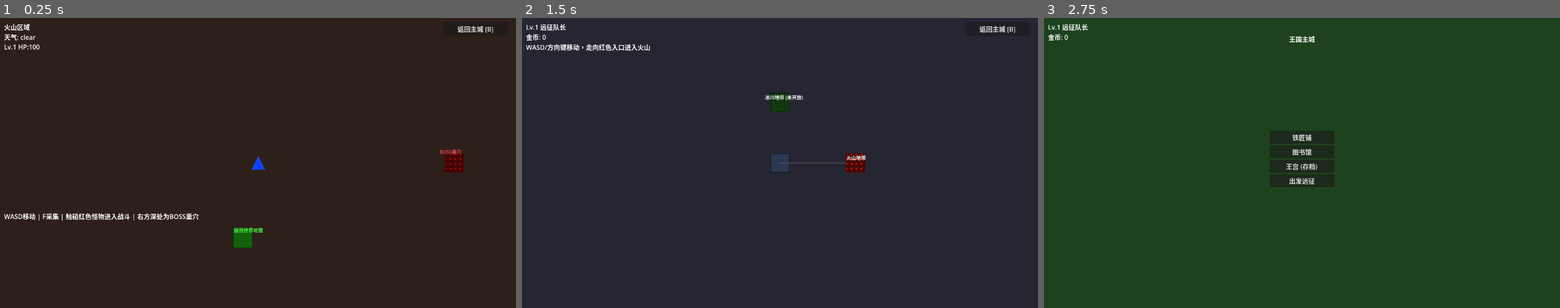
Above: before the commit, frames 1-3 (left to right).
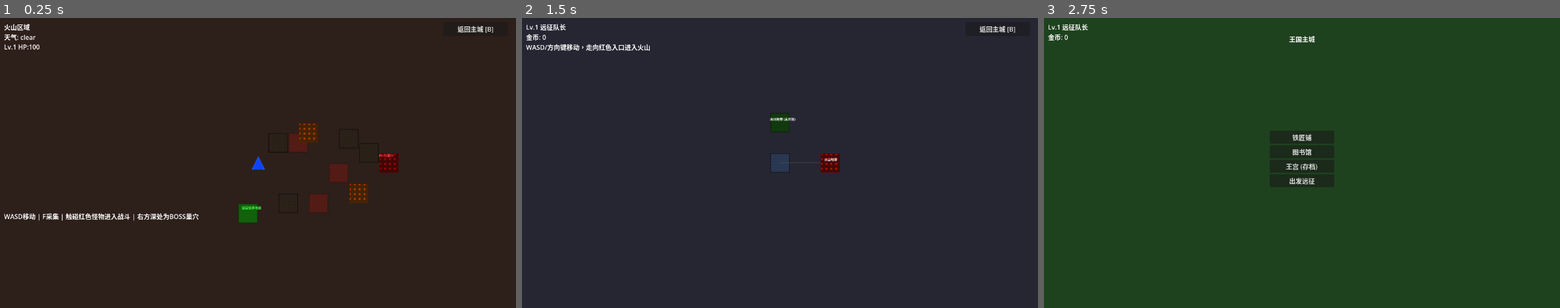
Above: after the commit, the same moments.

Repository: Dzcdzc2001/vibejam2026
Game: Godot game, scene res://scenes/volcano_region.tscn
Same seed, same stepped clock (60 frames per second), same inputs: the game is played once before the commit and once after it. This scene is started directly instead of the project's main scene.
Inputs:
- Up to frame 1 (0.25 s): no input
- Up to frame 2 (1.5 s): click "返回主城 [B]" at 0.5 s; click "出发远征" at 1.25 s
- Up to frame 3 (2.75 s): click "返回主城 [B]" at 2 s

The runs differ from the first frame. In frame 1, 2.0% of the frame differs, in the area x 45-90%, y 36-80%; in frame 2, 1.1%; in frame 3, nothing differs.

Commit message:
fix: battle crash, visible monsters/minerals, larger map view
- Battle scene: add null-safety for BattleConfig pending_monster_instance
  keys and signal connection guards
- MonsterSpawner: add texture/sprite null guards, battle-in-progress flag
  to prevent double triggers, increase sprite scale to 3.0
- Boss trigger: add battle-in-progress guard
- Volcano region: add visible Sprite2D markers for all gather nodes
  (obsidian=dark gray, sulfur=yellow) and monster spawners (semi-transparent
  red), increase all sprite scales to 3x, Camera2D zoom to 0.5,
  move_speed to 400, PlayerCharacter collision shape to 32x32
- World map: increase sprite scales to 3x, Camera2D zoom to 0.5,
  move_speed to 400, collision shape to 32x32, add player_character group

Diff:
--- a/bianjingyuanzheng/scenes/volcano_region.tscn
+++ b/bianjingyuanzheng/scenes/volcano_region.tscn
@@ -8,6 +8,9 @@
 
 [sub_resource type="RectangleShape2D" id="RectShape16"]
 size = Vector2(16, 16)
+
+[sub_resource type="RectangleShape2D" id="RectShape32"]
+size = Vector2(32, 32)
 
 [sub_resource type="RectangleShape2D" id="RectShape64"]
 size = Vector2(64, 64)
@@ -36,15 +39,15 @@
 texture = ExtResource("2")
 region_enabled = true
 region_rect = Rect2(0, 0, 32, 32)
-scale = Vector2(2, 2)
+scale = Vector2(3, 3)
 modulate = Color(0.3, 0.5, 1.0, 1)
 
 [node name="CollisionShape2D" type="CollisionShape2D" parent="PlayerCharacter"]
-shape = SubResource("RectShape16")
+shape = SubResource("RectShape32")
 
 [node name="Camera2D" type="Camera2D" parent="PlayerCharacter"]
 enabled = true
-zoom = Vector2(0.75, 0.75)
+zoom = Vector2(0.5, 0.5)
 
 [node name="Monsters" type="Node2D" parent="."]
 
@@ -58,6 +61,13 @@
 [node name="CollisionShape2D" type="CollisionShape2D" parent="Monsters/MonsterSpawner1"]
 shape = SubResource("RectShape16")
 
+[node name="Marker" type="Sprite2D" parent="Monsters/MonsterSpawner1"]
+texture = ExtResource("3")
+region_enabled = true
+region_rect = Rect2(0, 0, 32, 32)
+modulate = Color(1.0, 0.2, 0.2, 0.4)
+scale = Vector2(3, 3)
+
 [node name="MonsterSpawner2" type="Area2D" parent="Monsters"]
 position = Vector2(500, 350)
 script = ExtResource("4")
@@ -68,6 +78,13 @@
 [node name="CollisionShape2D" type="CollisionShape2D" parent="Monsters/MonsterSpawner2"]
 shape = SubResource("RectShape16")
 
+[node name="Marker" type="Sprite2D" parent="Monsters/MonsterSpawner2"]
+texture = ExtResource("3")
+region_enabled = true
+region_rect = Rect2(0, 0, 32, 32)
+modulate = Color(1.0, 0.2, 0.2, 0.4)
+scale = Vector2(3, 3)
+
 [node name="MonsterSpawner3" type="Area2D" parent="Monsters"]
 position = Vector2(400, 500)
 script = ExtResource("4")
@@ -78,6 +95,13 @@
 [node name="CollisionShape2D" type="CollisionShape2D" parent="Monsters/MonsterSpawner3"]
 shape = SubResource("RectShape16")
 
+[node name="Marker" type="Sprite2D" parent="Monsters/MonsterSpawner3"]
+texture = ExtResource("3")
+region_enabled = true
+region_rect = Rect2(0, 0, 32, 32)
+modulate = Color(1.0, 0.2, 0.2, 0.4)
+scale = Vector2(3, 3)
+
 [node name="Resources" type="Node2D" parent="."]
 
 [node name="ObsidianNode1" type="Area2D" parent="Resources"]
@@ -91,6 +115,13 @@
 [node name="CollisionShape2D" type="CollisionShape2D" parent="Resources/ObsidianNode1"]
 shape = SubResource("RectShape16")
 
+[node name="Marker" type="Sprite2D" parent="Resources/ObsidianNode1"]
+texture = ExtResource("3")
+region_enabled = true
+region_rect = Rect2(0, 0, 32, 32)
+modulate = Color(0.3, 0.3, 0.3, 0.9)
+scale = Vector2(3, 3)
+
 [node name="SulfurNode1" type="Area2D" parent="Resources"]
 position = Vector2(350, 150)
 script = ExtResource("5")
@@ -101,6 +132,13 @@
 
 [node name="CollisionShape2D" type="CollisionShape2D" parent="Resources/SulfurNode1"]
 shape = SubResource("RectShape16")
+
+[node name="Marker" type="Sprite2D" parent="Resources/SulfurNode1"]
+texture = ExtResource("3")
+region_enabled = true
+region_rect = Rect2(32, 0, 32, 32)
+modulate = Color(1.0, 0.8, 0.1, 0.9)
+scale = Vector2(3, 3)
 
 [node name="ObsidianNode2" type="Area2D" parent="Resources"]
 position = Vector2(550, 180)
@@ -113,6 +151,13 @@
 [node name="CollisionShape2D" type="CollisionShape2D" parent="Resources/ObsidianNode2"]
 shape = SubResource("RectShape16")
 
+[node name="Marker" type="Sprite2D" parent="Resources/ObsidianNode2"]
+texture = ExtResource("3")
+region_enabled = true
+region_rect = Rect2(0, 0, 32, 32)
+modulate = Color(0.3, 0.3, 0.3, 0.9)
+scale = Vector2(3, 3)
+
 [node name="SulfurNode2" type="Area2D" parent="Resources"]
 position = Vector2(600, 450)
 script = ExtResource("5")
@@ -124,6 +169,13 @@
 [node name="CollisionShape2D" type="CollisionShape2D" parent="Resources/SulfurNode2"]
 shape = SubResource("RectShape16")
 
+[node name="Marker" type="Sprite2D" parent="Resources/SulfurNode2"]
+texture = ExtResource("3")
+region_enabled = true
+region_rect = Rect2(32, 0, 32, 32)
+modulate = Color(1.0, 0.8, 0.1, 0.9)
+scale = Vector2(3, 3)
+
 [node name="ObsidianNode3" type="Area2D" parent="Resources"]
 position = Vector2(250, 500)
 script = ExtResource("5")
@@ -135,6 +187,13 @@
 [node name="CollisionShape2D" type="CollisionShape2D" parent="Resources/ObsidianNode3"]
 shape = SubResource("RectShape16")
 
+[node name="Marker" type="Sprite2D" parent="Resources/ObsidianNode3"]
+texture = ExtResource("3")
+region_enabled = true
+region_rect = Rect2(0, 0, 32, 32)
+modulate = Color(0.3, 0.3, 0.3, 0.9)
+scale = Vector2(3, 3)
+
 [node name="ObsidianNode4" type="Area2D" parent="Resources"]
 position = Vector2(650, 250)
 script = ExtResource("5")
@@ -146,6 +205,13 @@
 [node name="CollisionShape2D" type="CollisionShape2D" parent="Resources/ObsidianNode4"]
 shape = SubResource("RectShape16")
 
+[node name="Marker" type="Sprite2D" parent="Resources/ObsidianNode4"]
+texture = ExtResource("3")
+region_enabled = true
+region_rect = Rect2(0, 0, 32, 32)
+modulate = Color(0.3, 0.3, 0.3, 0.9)
+scale = Vector2(3, 3)
+
 [node name="Triggers" type="Node2D" parent="."]
 
 [node name="RegionEnterTrigger" type="Area2D" parent="Triggers"]
@@ -165,7 +231,7 @@
 region_enabled = true
 region_rect = Rect2(32, 0, 32, 32)
 modulate = Color(1.0, 0.0, 0.0, 0.8)
-scale = Vector2(2, 2)
+scale = Vector2(3, 3)
 
 [node name="BossLabel" type="Label" parent="Triggers/BossLairTrigger"]
 position = Vector2(-50, -50)
@@ -183,7 +249,7 @@
 region_enabled = true
 region_rect = Rect2(0, 32, 32, 32)
 modulate = Color(0.3, 1.0, 0.3, 0.8)
-scale = Vector2(2, 2)
+scale = Vector2(3, 3)
 
 [node name="ExitLabel" type="Label" parent="Triggers/ExitTrigger"]
 position = Vector2(-30, -40)
--- a/bianjingyuanzheng/scenes/world_map.tscn
+++ b/bianjingyuanzheng/scenes/world_map.tscn
@@ -5,7 +5,7 @@
 [ext_resource type="Texture2D" path="res://assets/placeholder/tile_32x32.png" id="3"]
 
 [sub_resource type="RectangleShape2D" id="RectShapeSmall"]
-size = Vector2(16, 16)
+size = Vector2(32, 32)
 
 [sub_resource type="RectangleShape2D" id="RectShapeLarge"]
 size = Vector2(64, 64)
@@ -25,12 +25,13 @@
 
 [node name="PlayerCharacter" type="CharacterBody2D" parent="."]
 position = Vector2(400, 300)
+groups = ["player_character"]
 
 [node name="Sprite2D" type="Sprite2D" parent="PlayerCharacter"]
 texture = ExtResource("2")
 region_enabled = true
 region_rect = Rect2(0, 0, 32, 32)
-scale = Vector2(2, 2)
+scale = Vector2(3, 3)
 modulate = Color(0.3, 0.5, 1.0, 1)
 
 [node name="CollisionShape2D" type="CollisionShape2D" parent="PlayerCharacter"]
@@ -38,14 +39,14 @@
 
 [node name="Camera2D" type="Camera2D" parent="PlayerCharacter"]
 enabled = true
-zoom = Vector2(0.75, 0.75)
+zoom = Vector2(0.5, 0.5)
 
 [node name="HubCityMarker" type="Sprite2D" parent="."]
 position = Vector2(400, 300)
 texture = ExtResource("3")
 region_enabled = true
 region_rect = Rect2(0, 0, 32, 32)
-scale = Vector2(2, 2)
+scale = Vector2(3, 3)
 modulate = Color(0.3, 0.5, 1.0, 1)
 
 [node name="PathLine" type="Line2D" parent="."]
@@ -63,7 +64,7 @@
 texture = ExtResource("3")
 region_enabled = true
 region_rect = Rect2(32, 0, 32, 32)
-scale = Vector2(2, 2)
+scale = Vector2(3, 3)
 modulate = Color(1.0, 0.2, 0.2, 1)
 
 [node name="VolcanoLabel" type="Label" parent="VolcanoEntrance"]
@@ -80,7 +81,7 @@
 texture = ExtResource("3")
 region_enabled = true
 region_rect = Rect2(0, 32, 32, 32)
-scale = Vector2(2, 2)
+scale = Vector2(3, 3)
 modulate = Color(0.5, 0.5, 0.5, 1)
 
 [node name="GlacierLabel" type="Label" parent="GlacierEntrance"]
--- a/bianjingyuanzheng/scripts/scenes/battle_scene.gd
+++ b/bianjingyuanzheng/scripts/scenes/battle_scene.gd
@@ -13,15 +13,25 @@
 		return
 
 	monster_instance = BattleConfig.pending_monster_instance.duplicate()
+	# Fill in any missing keys with safe defaults
+	var required_keys := ["current_hp", "current_atk", "current_def", "current_spd", "current_res"]
+	for key in required_keys:
+		if not monster_instance.has(key):
+			monster_instance[key] = monster_data.get(key.trim_prefix("current_"), 0)
+
 	add_child(turn_manager)
 	add_child(qte_controller)
-	qte_controller.qte_result.connect(_on_qte_result)
-	turn_manager.state_changed.connect(_on_state_changed)
+	if not qte_controller.qte_result.is_connected(_on_qte_result):
+		qte_controller.qte_result.connect(_on_qte_result)
+	if not turn_manager.state_changed.is_connected(_on_state_changed):
+		turn_manager.state_changed.connect(_on_state_changed)
 	turn_manager.initialize(monster_data, monster_instance, PlayerData.get_instance())
 
+	if not is_inside_tree():
+		return
 	$MonsterInfo/NameLabel.text = monster_data.display_name
-	$MonsterInfo/HPBar.max_value = monster_instance["current_hp"]
-	$MonsterInfo/HPBar.value = monster_instance["current_hp"]
+	$MonsterInfo/HPBar.max_value = max(monster_instance.get("current_hp", 1), 1)
+	$MonsterInfo/HPBar.value = monster_instance.get("current_hp", 1)
 	$MonsterInfo/ChargeLabel.hide()
 
 	$MonsterSprite.region_enabled = true
--- a/bianjingyuanzheng/scripts/scenes/monster_spawner.gd
+++ b/bianjingyuanzheng/scripts/scenes/monster_spawner.gd
@@ -8,6 +8,7 @@
 var region_config: RegionConfig = null
 var current_weather: String = "clear"
 var active_monsters: Array[Node2D] = []
+var _battle_in_progress: bool = false
 
 func initialize(config: RegionConfig, weather: String) -> void:
 	region_config = config
@@ -33,33 +34,48 @@
 	monster_node.name = "Monster_%s" % chosen_id
 
 	var sprite := Sprite2D.new()
-	sprite.texture = load("res://assets/placeholder/actor_32x32.png")
-	sprite.region_enabled = true
-	sprite.hframes = 4
-	match monster_res.monster_type:
-		1:
-			sprite.modulate = Color.ORANGE
-			sprite.frame = 2  # elite: orange diamond
-		2:
-			sprite.modulate = Color.PURPLE
-			sprite.frame = 3  # boss: purple star
-		_:
-			sprite.modulate = Color.ORANGE_RED
-			sprite.frame = 1  # normal: red circle
-	sprite.scale = Vector2(1.5, 1.5)
-	monster_node.add_child(sprite)
+	var actor_tex := load("res://assets/placeholder/actor_32x32.png")
+	if actor_tex == null:
+		# Fallback: visible colored rectangle if texture missing
+		var rect := ColorRect.new()
+		rect.size = Vector2(32, 32)
+		rect.position = Vector2(-16, -16)
+		rect.color = Color.ORANGE_RED
+		rect.scale = Vector2(3.0, 3.0)
+		monster_node.add_child(rect)
+		match monster_res.monster_type:
+			1: rect.color = Color.ORANGE
+			2: rect.color = Color.PURPLE
+	else:
+		sprite.texture = actor_tex
+		sprite.region_enabled = true
+		sprite.hframes = 4
+		match monster_res.monster_type:
+			1:
+				sprite.modulate = Color.ORANGE
+				sprite.frame = 2  # elite: orange diamond
+			2:
+				sprite.modulate = Color.PURPLE
+				sprite.frame = 3  # boss: purple star
+			_:
+				sprite.modulate = Color.ORANGE_RED
+				sprite.frame = 1  # normal: red circle
+		sprite.scale = Vector2(3.0, 3.0)
+		monster_node.add_child(sprite)
 
 	var collision := CollisionShape2D.new()
-	var rect := RectangleShape2D.new()
-	rect.size = Vector2(32, 32)
-	collision.shape = rect
+	var rect_shape := RectangleShape2D.new()
+	rect_shape.size = Vector2(32, 32)
+	collision.shape = rect_shape
 	monster_node.add_child(collision)
 
 	var angle := randf_range(0, TAU)
 	var distance := randf_range(0, spawn_radius)
 	monster_node.position = position + Vector2(cos(angle), sin(angle)) * distance
 
-	monster_node.set_script(load("res://scripts/scenes/monster_ai.gd"))
+	var ai_script := load("res://scripts/scenes/monster_ai.gd")
+	if ai_script != null:
+		monster_node.set_script(ai_script)
 	monster_node.set("monster_data", monster_res)
 
 	monster_node.body_entered.connect(_on_monster_touched.bind(monster_res))
@@ -70,6 +86,13 @@
 func _on_monster_touched(body: Node2D, monster_data: MonsterData) -> void:
 	if body.name != "PlayerCharacter":
 		return
+	if _battle_in_progress:
+		return
+	_battle_in_progress = true
+
+	if region_config == null:
+		return
+
 	BattleConfig.pending_monster = monster_data
 	BattleConfig.pending_monster_instance = {
 		"current_hp": monster_data.base_hp,
@@ -78,6 +101,6 @@
 		"current_spd": monster_data.base_spd,
 		"current_res": monster_data.base_res
 	}
-	BattleConfig.from_region = region_config.region_id
+	BattleConfig.from_region = region_config.region_id if region_config else "unknown"
 	BattleConfig.current_weather = current_weather
 	get_tree().change_scene_to_file("res://scenes/battle_scene.tscn")
--- a/bianjingyuanzheng/scripts/scenes/volcano_region.gd
+++ b/bianjingyuanzheng/scripts/scenes/volcano_region.gd
@@ -1,10 +1,11 @@
 extends Node2D
 
-@export var move_speed: float = 200.0
+@export var move_speed: float = 400.0
 
 var region_config: RegionConfig = null
 var weather_controller: WeatherController = null
 var current_weather: String = "clear"
+var _battle_in_progress: bool = false
 
 func _ready() -> void:
 	region_config = load("res://resources/regions/volcano_region.tres")
@@ -62,8 +63,12 @@
 	get_tree().change_scene_to_file("res://scenes/world_map.tscn")
 
 func _on_boss_lair_entered(_body: Node2D) -> void:
+	if _battle_in_progress:
+		return
+	_battle_in_progress = true
 	var boss_res := load("res://resources/monsters/burning_rhino_king.tres") as MonsterData
 	if boss_res == null:
+		_battle_in_progress = false
 		return
 	BattleConfig.pending_monster = boss_res
 	BattleConfig.pending_monster_instance = {
--- a/bianjingyuanzheng/scripts/scenes/world_map.gd
+++ b/bianjingyuanzheng/scripts/scenes/world_map.gd
@@ -1,6 +1,6 @@
 extends Node2D
 
-@export var move_speed: float = 200.0
+@export var move_speed: float = 400.0
 
 func _ready() -> void:
 	var p := PlayerData.get_instance()
Not shown: 1 places in bianjingyuanzheng/scenes/volcano_region.tscn that only renumber resources
